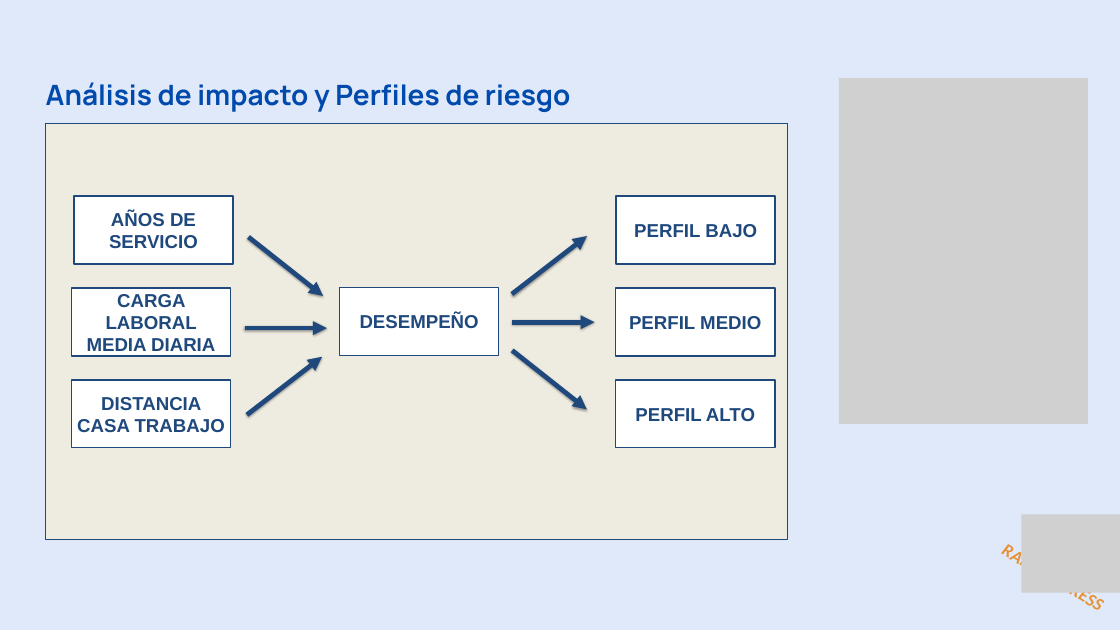
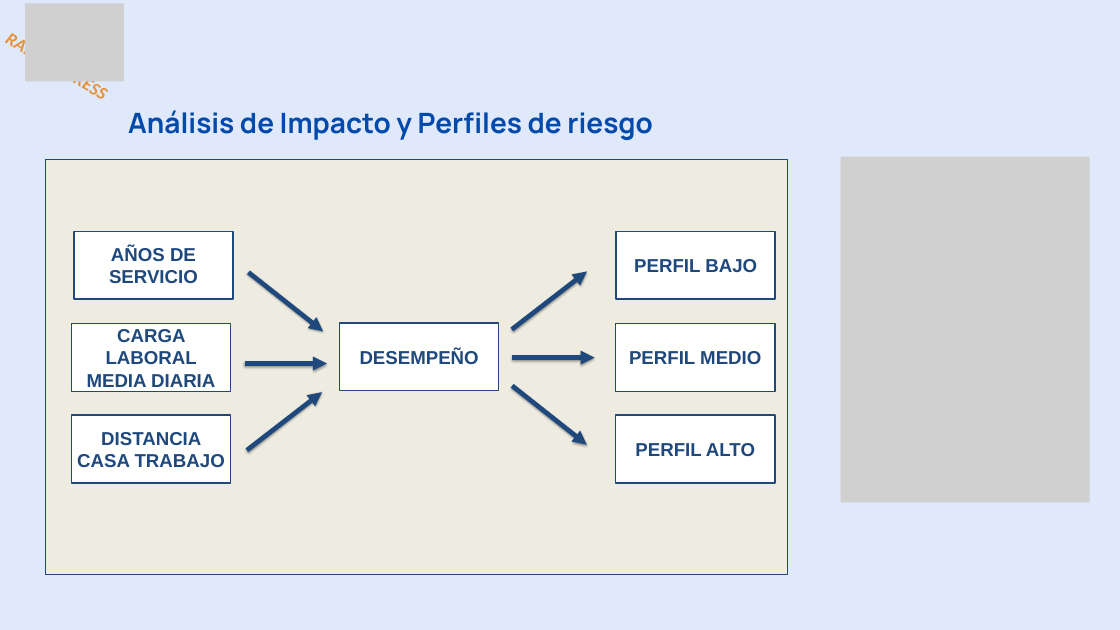
Before and after one commit to ITACADEMYprojectes/ProjecteData, a slide deck: slide 4 of Equip_28/Results/Analisis_PAP_and_ABL_RapidExpres_2026_04_05.pptx. Drawn at 1120x630 pixels with LibreOffice and Linux fonts; fonts in the diff are those of the drawing; grey boxes stand for pictures. Boxes give left, top, right and bottom in pixels: in the first picture for what was removed or moved away, otherwise in the second. Text is boxed around its words. In the diff, an @@ line names an element or a change of style, - is before the commit and + after.

```diff
--- a/Equip_28/Results/Analisis_PAP_and_ABL_RapidExpres_2026_04_05.pptx
+++ b/Equip_28/Results/Analisis_PAP_and_ABL_RapidExpres_2026_04_05.pptx
@@ text "RAPID EXPRESS" rewrapped from box(988, 531, 1118, 630) to box(0, 20, 122, 119) @@
@@ picture: place and size @@
-picture at box(1021, 515, 1120, 592)
+picture at box(25, 3, 124, 81)
@@ text at box(128, 110, 653, 140): text changed @@
-Análisis de impacto y Perfiles de riesgo
+Análisis de Impacto y Perfiles de riesgo
@@ picture: place and size @@
-picture at box(839, 78, 1088, 424)
+picture at box(841, 156, 1090, 502)
@@ 8 rectangles, 6 arrows: place and size @@
-8 rectangles, 6 arrows at box(46, 124, 787, 539)
+8 rectangles, 6 arrows at box(46, 159, 787, 575)
```
Also in this commit, not shown: 17 other slides changed, 18 slides removed, 2 other files.
